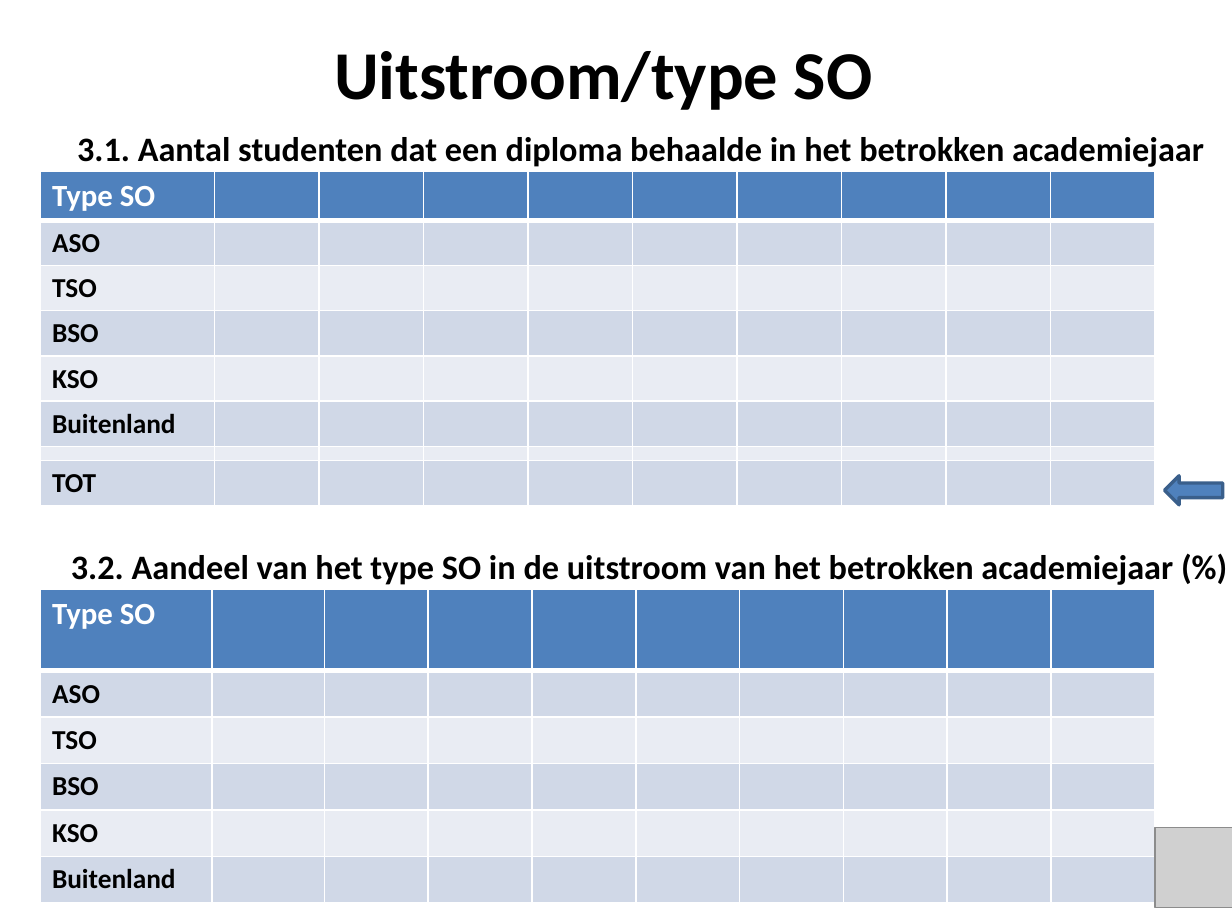
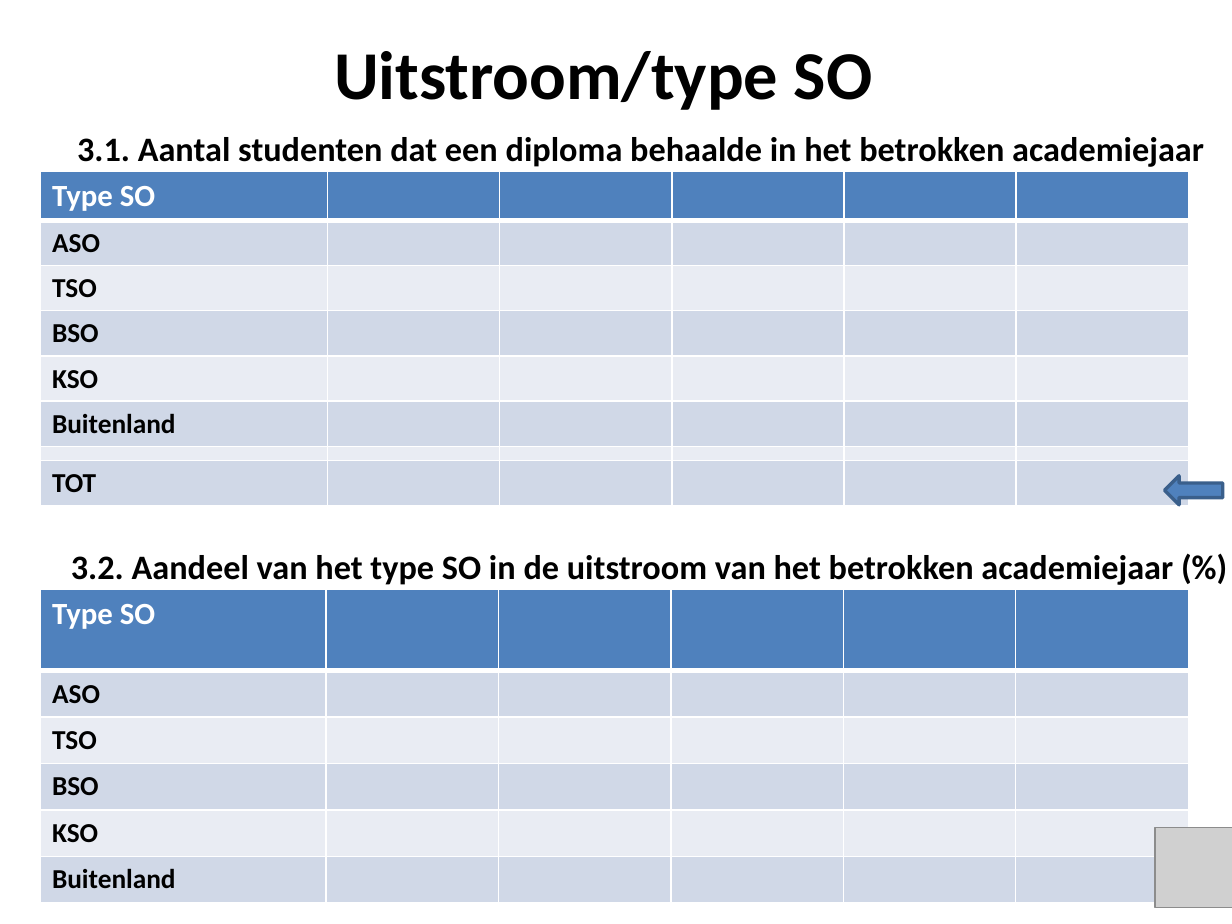
Before and after one commit to JorenSchelkens/GIP, a slide deck: slide 17 of CalculationDomain/ErasmusHogeSchool/EmptyPowerPoint.pptx. Drawn at 1232x924 pixels with LibreOffice and Linux fonts; fonts in the diff are those of the drawing; grey boxes stand for pictures. Boxes give left, top, right and bottom in pixels: in the first picture for what was removed or moved away, otherwise in the second. Text is boxed around its words. In the diff, an @@ line names an element or a change of style, - is before the commit and + after.

```diff
--- a/CalculationDomain/ErasmusHogeSchool/EmptyPowerPoint.pptx
+++ b/CalculationDomain/ErasmusHogeSchool/EmptyPowerPoint.pptx
@@ table at bbox=[39, 171, 1189, 508] @@
-column 7:  |  |  |  |  |  |  | 
-column 8:  |  |  |  |  |  |  | 
-column 9:  |  |  |  |  |  |  | 
-column 10:  |  |  |  |  |  |  | 
@@ table: place and size @@
-table at bbox=[39, 171, 1157, 508]
+table at bbox=[39, 171, 1189, 508]
@@ table at bbox=[39, 589, 1188, 903] @@
-column 7:  |  |  |  |  | 
-column 8:  |  |  |  |  | 
-column 9:  |  |  |  |  | 
-column 10:  |  |  |  |  | 
@@ table: place and size @@
-table at bbox=[39, 589, 1152, 903]
+table at bbox=[39, 589, 1188, 903]
```
Also in this commit, not shown: 11 other slides changed, 21 other files.
